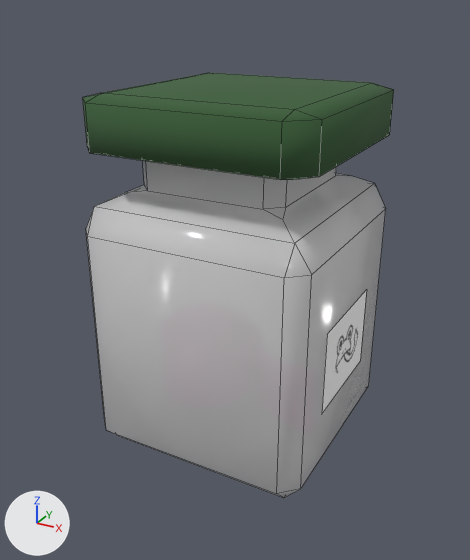
The FBX model Assets/Models/Ingredients/FrogTongue.fbx as it was, and as the next commit left it.
Both versions are drawn from a 50 mm lens placed at (3.02, -5.74, 4.63), pointed at (-0.05, -0.16, 1.84). The axes (+X, +Y, +Z) are drawn at lower left. The lights are the same throughout. Mesh edges are drawn as thin lines. Where no turn or scale is listed for an object, it has been applied to the vertices.

The first picture shows 'Cap', 'Jar', 'Label'.
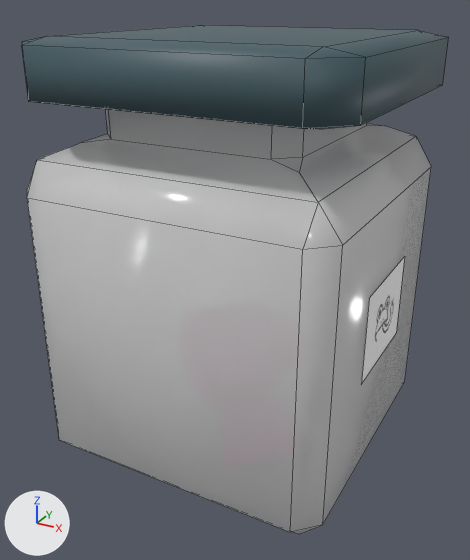
Edits to the bpy script that builds the scene:
```text
Add img_caplabelfrog_png:
    img_caplabelfrog_png = load_image('CapLabelFrog.png', '_unpacked/CapLabelFrog.png', 1024, 1024, 'sRGB')
Add mat_caplabelha:
    mat_caplabelha = principled_material('CapLabelHA')
    mat_caplabelha.texture = img_caplabelfrog_png
Change me_cube_003:
    used by ob_jar; location = (0.0, 0.0, 0.0)
    remove me_cube_003.from_pydata(...)  # 88 vertices, 90 faces; spans x -1.26..1.17, y -1.22..1.22, z 0.02..3.31
    add me_cube_003.from_pydata(...)  # 88 vertices, 90 faces; spans x -1.66..1.53, y -1.59..1.59, z -0.02..3.91
    me_cube_003 part 1: 88 of 88 vertices moved; they spanned x -1.26..1.17, y -1.22..1.22, z 0.02..3.31 and now span x -1.66..1.53, y -1.59..1.59, z -0.02..3.91; mean shift (-0.02, 0.0, 0.37); largest move (-1.08, 1.03, 2.7) -> (-1.43, 1.37, 3.18)
Add me_plane_1:
    me_plane_1.from_pydata(...)  # 28 vertices, 27 faces; spans x -1.56..1.58, y -1.61..1.53, z 1.26..4.3
    me_plane_1.materials.append(mat_caplabelha)  # picture img_caplabelfrog_png
Remove ob_label:
    ob_label = bpy.data.objects.new('Label', me_plane)
    ob_label.location = (0.0, 0.0, 0.0)
Remove ob_cap:
    ob_cap = bpy.data.objects.new('Cap', me_cube_002)
    ob_cap.location = (0.0, 0.0, 0.0)
Add ob_caplabel:
    ob_caplabel = bpy.data.objects.new('CapLabel', me_plane_1)
    ob_caplabel.location = (0.0, 0.0, 0.0)
```

Pixel boxes (x1, y1, x2, y2) of what changed, in the pictures (470 x 560 px):
'Jar', reshaped (35% wider, 26% taller): before (86, 161, 386, 498); after (27, 109, 431, 534)
'CapLabel', added (cyan): after (22, 25, 449, 384)
'Cap', deleted (green): before (83, 73, 394, 180)
'Label', deleted: before (322, 291, 366, 413)
